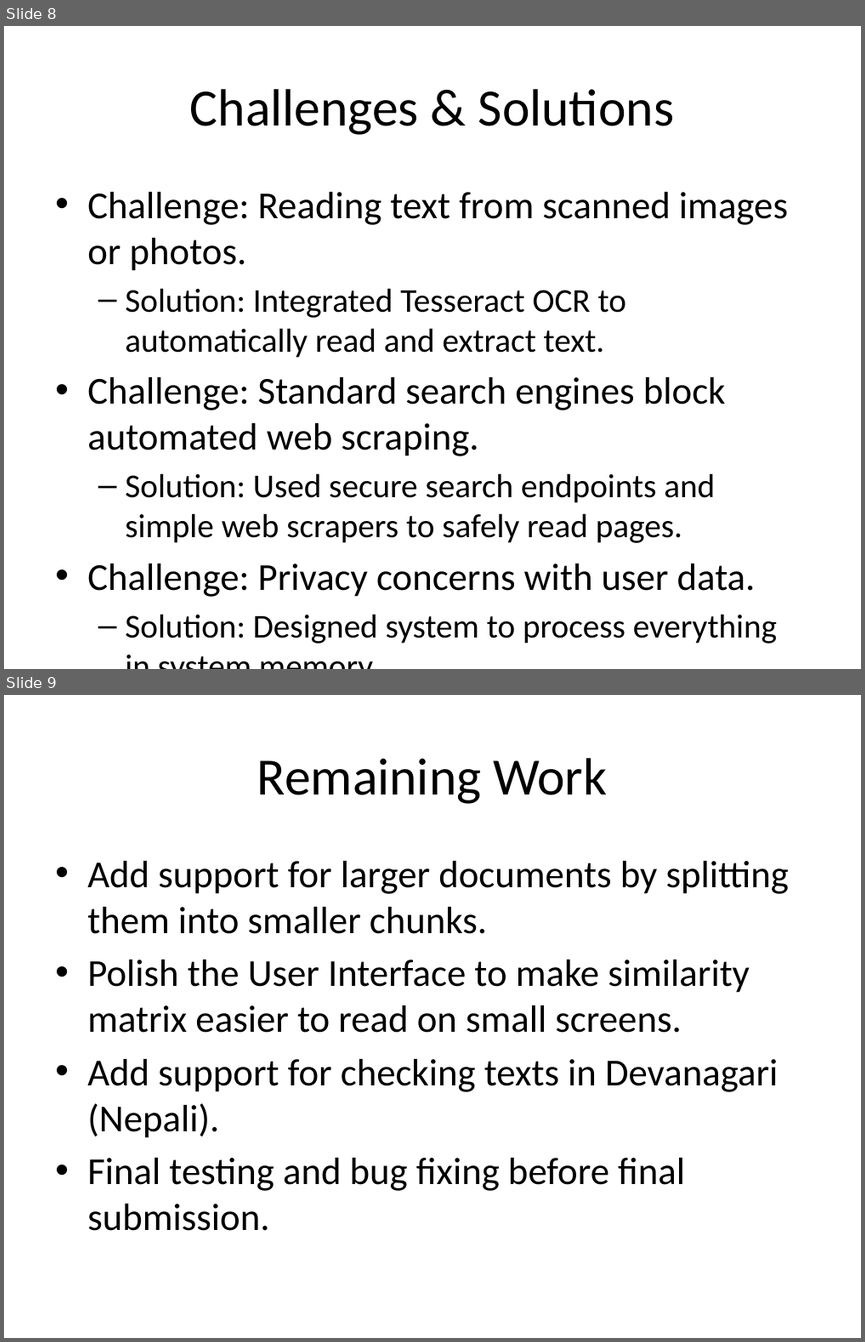
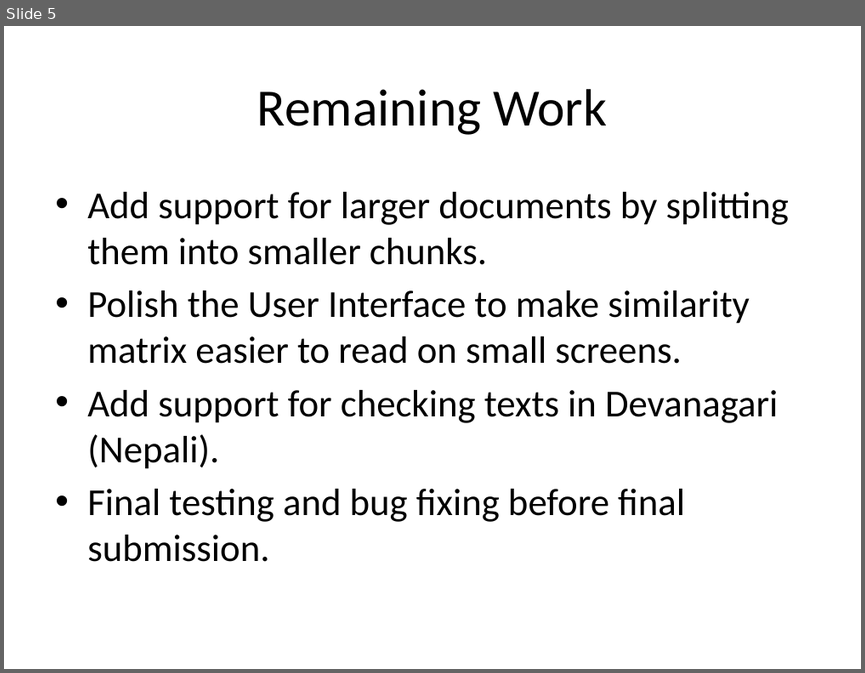
Before and after one commit to Neon17/plagiraism-detector-gces, a slide deck: Plagiarism_Detector_Presentation.pptx. Shown one above the other, each under a label of ours: slides 8 and 9 before the commit, slide 5 after it. The pictures are 865x1342 and 865x673 pixels, drawn with LibreOffice and Linux fonts; fonts in the diff are those of the drawing. Boxes give left, top, right and bottom in pixels: in the first picture for what was removed or moved away, otherwise in the second. Text is boxed around its words. In the diff, an @@ line names an element or a change of style, - is before the commit and + after.

```diff
--- a/Plagiarism_Detector_Presentation.pptx
+++ b/Plagiarism_Detector_Presentation.pptx
@@ slide 8 removed at [4,26,861,669], background #FFFFFF @@
@@ title removed at [190,89,674,135] @@
-Challenges & Solutions
@@ text removed at [87,192,788,643] @@
-• Challenge: Reading text from scanned images or photos.
-  – Solution: Integrated Tesseract OCR to automatically read and extract text.
-• Challenge: Standard search engines block automated web scraping.
-  – Solution: Used secure search endpoints and simple web scrapers to safely read pages.
-• Challenge: Privacy concerns with user data.
-  – Solution: Designed system to process everything in system memory.
@@ what was slide 9 is now slide 5 @@
```
Also in this commit, not shown: 4 slides changed, 3 other slides removed, 20 other files.
